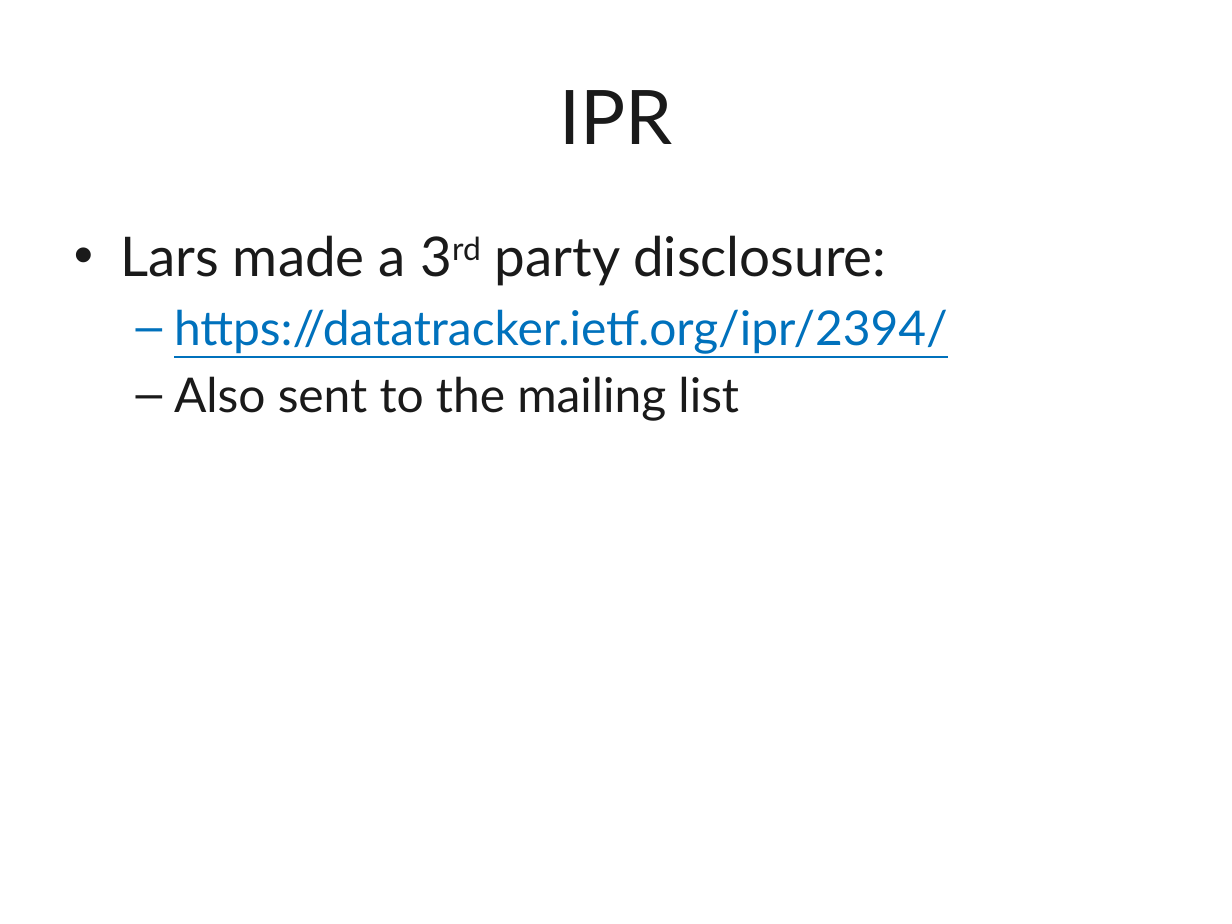
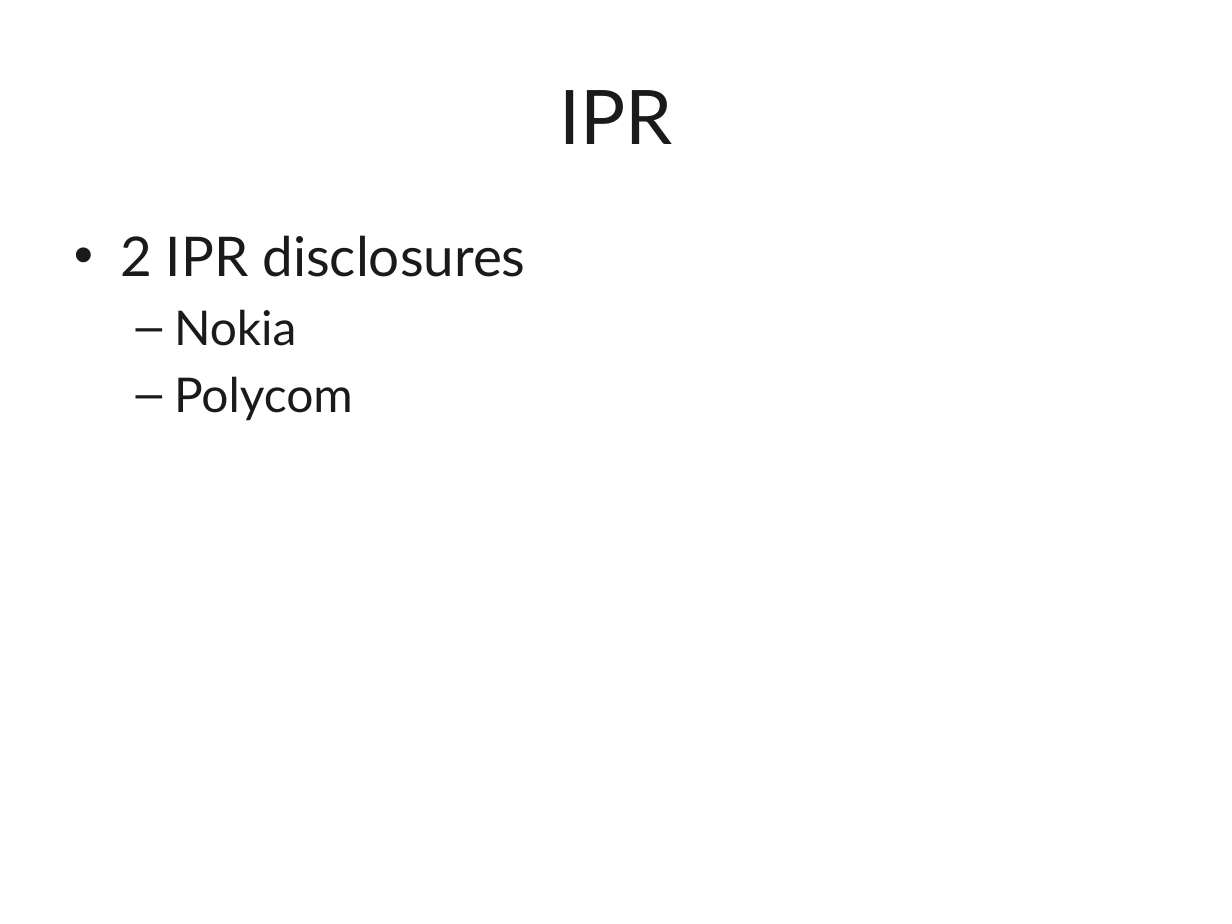
Before and after one commit to protocols-comnet/rmcat-adaptive-fec, a slide deck: slide 2 of presentations/91-rmcat-adaptive-fec.pptx. Drawn at 1232x924 pixels with LibreOffice and Linux fonts; fonts in the diff are those of the drawing. Boxes give left, top, right and bottom in pixels: in the first picture for what was removed or moved away, otherwise in the second. Text is boxed around its words. In the diff, an @@ line names an element or a change of style, - is before the commit and + after.

```diff
--- a/presentations/91-rmcat-adaptive-fec.pptx
+++ b/presentations/91-rmcat-adaptive-fec.pptx
@@ text at box(120, 235, 525, 421): text changed; size 28 to 32 pt @@
-• Lars made a 3rd party disclosure:
-  – https://datatracker.ietf.org/ipr/2394/
-  – Also sent to the mailing list
+• 2 IPR disclosures
+  – Nokia
+  – Polycom
```
Also in this commit, not shown: 4 other slides changed, 11 slides added.
